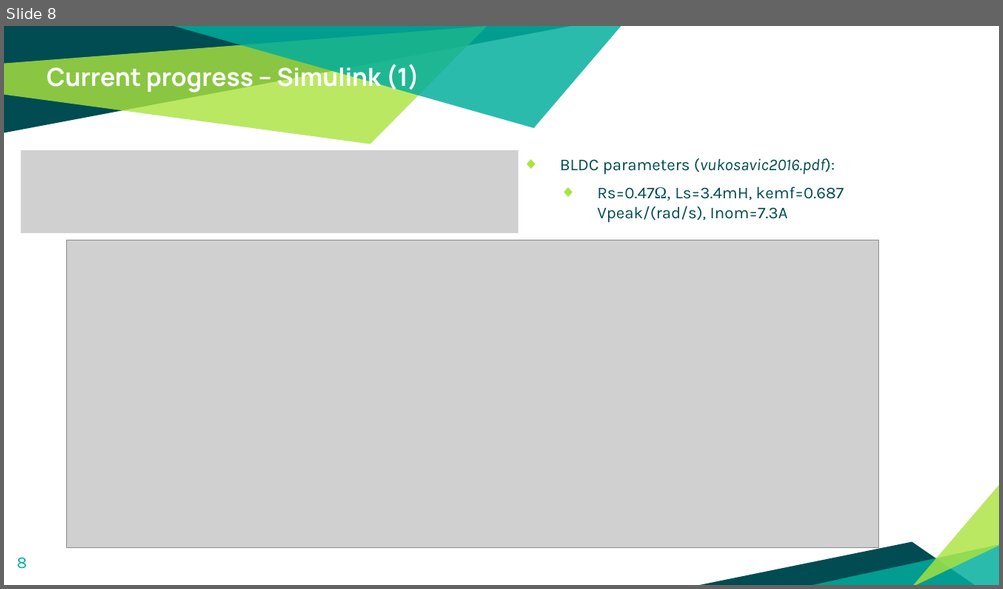
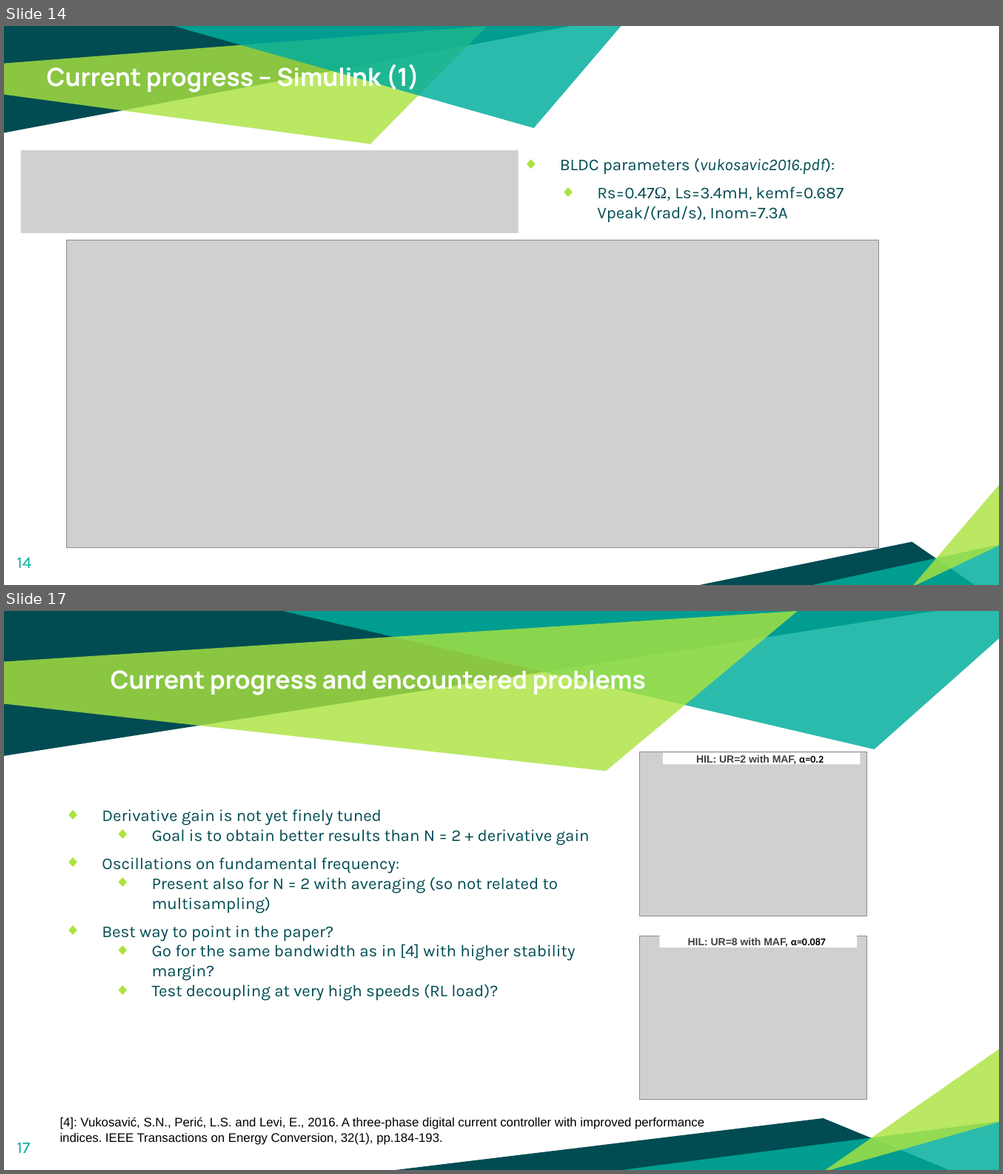
Before and after one commit to Rule2102/DSP_project1, a slide deck: docs/An Improved Current Loop Bandwidth and Axis Decoupling.pptx. Shown one above the other, each under a label of ours: slide 8 before the commit, slides 14 and 17 after it; the slides between them are not shown. The pictures are 1003x589 and 1003x1174 pixels, drawn with LibreOffice and Linux fonts; fonts in the diff are those of the drawing; grey boxes stand for pictures. Boxes give left, top, right and bottom in pixels: in the first picture for what was removed or moved away, otherwise in the second. Text is boxed around its words. In the diff, an @@ line names an element or a change of style, - is before the commit and + after.

```diff
--- a/docs/An Improved Current Loop Bandwidth and Axis Decoupling.pptx
+++ b/docs/An Improved Current Loop Bandwidth and Axis Decoupling.pptx
@@ slide 17 added at bbox=[4, 611, 999, 1170], background #FFFFFF @@
@@ title added at bbox=[111, 666, 646, 695], 24 pt, text #FFFFFF, bold @@
+Current progress and encountered problems
@@ picture added at bbox=[640, 752, 867, 916] @@
@@ rectangle added at bbox=[663, 753, 860, 765], fill #FFFFFF, 10 pt, text #404040, bold @@
+HIL: UR=2 with MAF, α=0.2
@@ text added at bbox=[102, 809, 589, 1001], 16 pt, text #004C52 @@
+◆ Derivative gain is not yet finely tuned
+  ◆ Goal is to obtain better results than N = 2 + derivative gain
+◆ Oscillations on fundamental frequency:
+  ◆ Present also for N = 2 with averaging (so not related to multisampling)
+◆ Best way to point in the paper?
+  ◆ Go for the same bandwidth as in [4] with higher stability margin?
+  ◆ Test decoupling at very high speeds (RL load)?
@@ picture added at bbox=[640, 937, 867, 1100] @@
@@ rectangle added at bbox=[659, 937, 856, 948], fill #FFFFFF, 10 pt, text #404040, bold @@
+HIL: UR=8 with MAF, α=0.087
@@ group added at bbox=[4, 611, 999, 1170]: 6 freeform shapes @@
@@ text added at bbox=[60, 1117, 704, 1145], 12 pt, text #000000 @@
+[4]: Vukosavić, S.N., Perić, L.S. and Levi, E., 2016. A three-phase digital current controller with improved performance indices. IEEE Transactions on Energy Conversion, 32(1), pp.184-193.
@@ page number added at bbox=[17, 1143, 30, 1153], 16 pt, text #00AE9D @@
+17
@@ what was slide 8 is now slide 14 @@
@@ page number at bbox=[17, 557, 31, 568]: text changed @@
-8
+14
```
Also in this commit, not shown: 6 slides changed, 11 other slides added, 6 slides removed.
